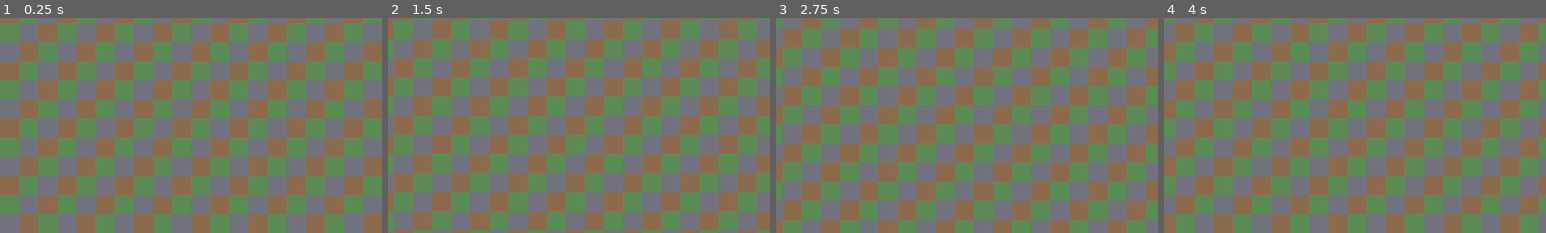
Above: before the commit, frames 1-4 (left to right).
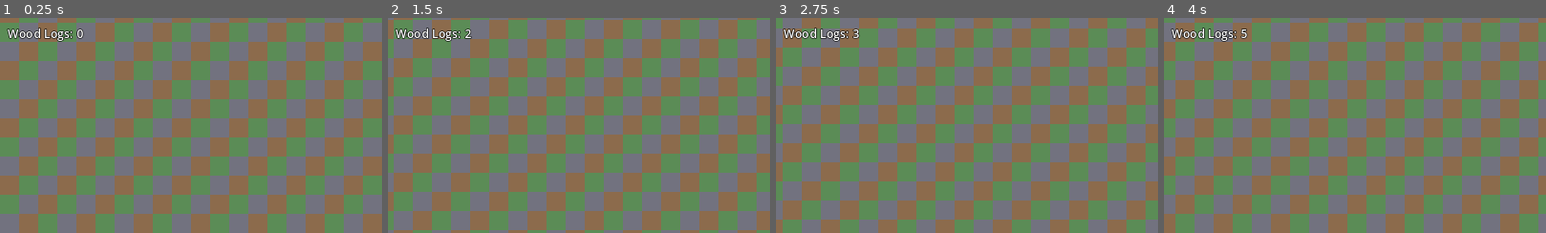
Above: after the commit, the same moments.

Repository: mcchesneyjg-max/Test-Gamer
Game: Godot game, scene res://main.tscn
Same seed, same stepped clock (60 frames per second), same inputs: the game is played once before the commit and once after it.
Inputs (mouse positions are % of the whole screen's width and height, from its top left):
- Up to frame 1 (0.25 s): no input
- Up to frame 2 (1.5 s): tap Enter at 0.5 s; move the mouse to (72, 45) at 0.52 s; hold D (move_right) 0.53-1.28 s; tap T at 0.6, 1.35 s; click (72, 45) at 0.67 s; move the mouse to (30, 55) at 1.27 s; hold S (move_down) from 1.28 s (still down)
- Up to frame 3 (2.75 s): move the mouse to (60, 28) at 2.02 s; release S (move_down) at 2.03 s; hold D (move_right) from 2.03 s (still down); tap T at 2.1 s
- Up to frame 4 (4 s): move the mouse to (45, 70) at 2.77 s; release D (move_right) at 2.78 s; hold W (move_up) 2.78-3.53 s; tap T at 2.85, 3.6 s; click (45, 70) at 2.92 s; move the mouse to (80, 65) at 3.52 s; hold A (move_left) from 3.53 s (still down)
The pictures show only the part of the screen within x 0-50%, y 0-50%; the shares and areas given below are measured in that part.

The runs differ from the first frame. In frame 1, 0.6% of the frame differs, in the area x 1-22%, y 4-12%; in frame 2, 0.6%; in frame 3, 0.6%; in frame 4, 0.6%.

Commit message:
Timber Economy Task 1: warehouse wood logs counter and debug key
Co-authored-by: mcchesneyjg-max <mcchesneyjg-max@users.noreply.github.com>

Diff:
--- a/game/main.tscn
+++ b/game/main.tscn
@@ -1,8 +1,9 @@
-[gd_scene load_steps=4 format=3 uid="uid://citysiege-main"]
+[gd_scene load_steps=5 format=3 uid="uid://citysiege-main"]
 
 [ext_resource type="Script" path="res://scripts/camera_controller.gd" id="1_camera"]
 [ext_resource type="Script" path="res://scripts/map_grid.gd" id="2_map"]
 [ext_resource type="TileSet" path="res://tilesets/terrain.tres" id="3_tileset"]
+[ext_resource type="PackedScene" uid="uid://wood-logs-hud" path="res://scenes/wood_logs_hud.tscn" id="4_hud"]
 
 [node name="Main" type="Node2D"]
 
@@ -14,3 +15,5 @@
 [node name="Camera2D" type="Camera2D" parent="."]
 position = Vector2(4000, 4000)
 script = ExtResource("1_camera")
+
+[node name="WoodLogsHud" parent="." instance=ExtResource("4_hud")]
--- a/game/project.godot
+++ b/game/project.godot
@@ -15,6 +15,10 @@
 run/main_scene="res://main.tscn"
 config/features=PackedStringArray("4.3", "Forward Plus")
 config/icon="res://icon.svg"
+
+[autoload]
+
+Warehouse="*res://scripts/warehouse.gd"
 
 [display]
 
--- /dev/null
+++ b/game/scenes/wood_logs_hud.tscn
@@ -0,0 +1,20 @@
+[gd_scene load_steps=3 format=3 uid="uid://wood-logs-hud"]
+
+[ext_resource type="Script" path="res://scripts/wood_logs_hud.gd" id="1_hud"]
+
+[node name="WoodLogsHud" type="CanvasLayer"]
+script = ExtResource("1_hud")
+
+[node name="MarginContainer" type="MarginContainer" parent="."]
+offset_right = 40.0
+offset_bottom = 40.0
+theme_override_constants/margin_left = 12
+theme_override_constants/margin_top = 12
+
+[node name="WoodLogsLabel" type="Label" parent="MarginContainer"]
+layout_mode = 2
+theme_override_colors/font_color = Color(1, 1, 1, 1)
+theme_override_colors/font_outline_color = Color(0, 0, 0, 1)
+theme_override_constants/outline_size = 4
+theme_override_font_sizes/font_size = 20
+text = "Wood Logs: 0"
--- /dev/null
+++ b/game/scripts/warehouse.gd
@@ -0,0 +1,14 @@
+extends Node
+
+signal wood_logs_changed(new_total: int)
+
+## Global warehouse stockpile. UI and buildings read/write totals here.
+var wood_logs: int = 0
+
+func add_wood_logs(amount: int = 1) -> void:
+	wood_logs += amount
+	wood_logs_changed.emit(wood_logs)
+
+func set_wood_logs(amount: int) -> void:
+	wood_logs = max(amount, 0)
+	wood_logs_changed.emit(wood_logs)
--- /dev/null
+++ b/game/scripts/wood_logs_hud.gd
@@ -0,0 +1,18 @@
+extends CanvasLayer
+
+@onready var _label: Label = $MarginContainer/WoodLogsLabel
+
+func _ready() -> void:
+	_update_label()
+	Warehouse.wood_logs_changed.connect(_on_wood_logs_changed)
+
+func _unhandled_input(event: InputEvent) -> void:
+	if event is InputEventKey and event.pressed and not event.echo:
+		if event.keycode == KEY_T:
+			Warehouse.add_wood_logs(1)
+
+func _on_wood_logs_changed(_new_total: int) -> void:
+	_update_label()
+
+func _update_label() -> void:
+	_label.text = "Wood Logs: %d" % Warehouse.wood_logs
Not shown, changed: README.md
